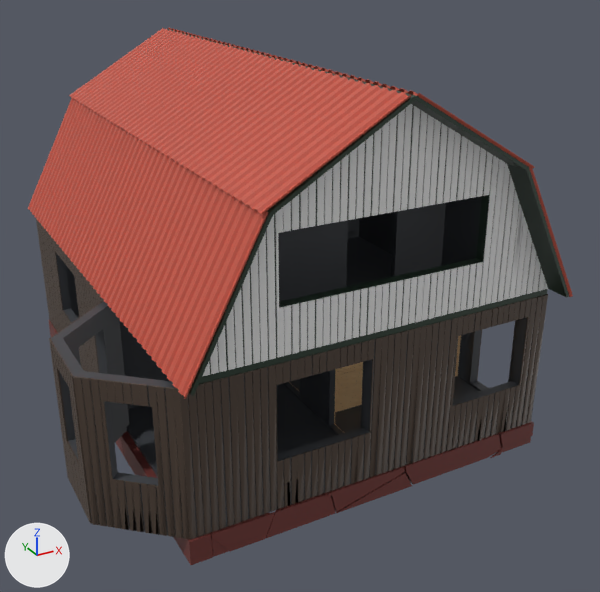
A saved change to the FBX model Assets/Models/Брус.fbx.
One viewpoint serves both versions: a camera (50 mm lens) standing at (-9.65, -15.7, 7.44) and looking at (-3.39, -4.32, 1.74). Every picture has the same lights, and +X, +Y and +Z are marked at lower left. The older version comes first. Where no turn or scale is listed for an object, it has been applied to the vertices. Vertices at exactly the same position are counted once.

The first picture shows 'Крыша', 'Обшивка.Баня.Эркер.01', 'Обшивка.Баня.Эркер.02', 'Обшивка.Баня.Эркер.03', 'Обшивка.Баня.Этаж.2', 'Пол.1ый.Этаж', 'Профнастил.Профиль.Лево', 'Профнастил.Профиль.Лево.001', 'Профнастил.Профиль.Право', 'Стена.Баня.001', 'Стена.Комната.Мама', 'Стены.1ый.Этаж', 'Стены.2ой.Этаж', 'Фронтон.2ой.Этаж', 'Фундамент' and 4 more.
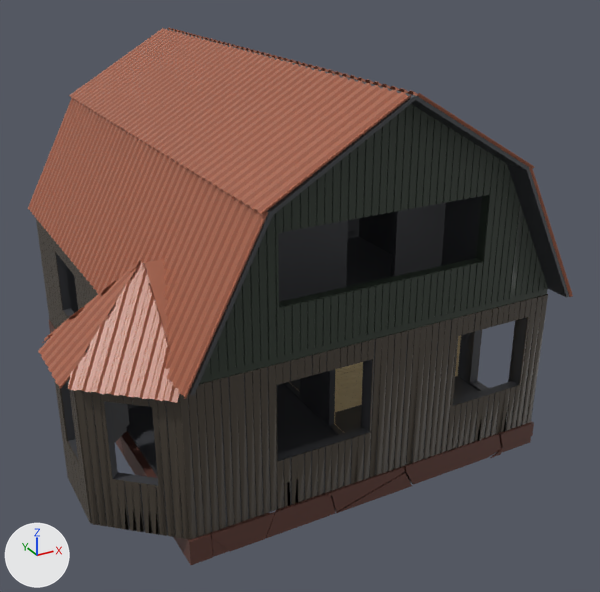
Diff of the bpy script that builds the scene:
```diff
--- a/Assets/Models/Брус.fbx.py
+++ b/Assets/Models/Брус.fbx.py
@@ me_cube_042 @@
 me_cube_042.from_pydata(...)  # 3737 vertices, 3807 faces; spans x -5.99..0.05, y -0.01..0.01, z -1.15..1.15
-me_cube_042.materials.append(mat_material)  # brown #4b3d33
+me_cube_042.materials.append(mat_material_обшивка_внешняя_низ)  # brown #463e34
@@ me_plane_023 @@
-me_plane_023.from_pydata(...)  # 378 vertices, 280 faces; spans x -3.55..3.52, y -3.21..4.59, z -1.15..1.15
-me_plane_023.materials.append(mat_material_002)  # dark grey #414449
+me_plane_023.from_pydata(...)  # 386 vertices, 287 faces; spans x -3.55..3.52, y -3.21..4.59, z -1.15..2.25
+# me_plane_023 part 1: 8 vertices added at x -3.55..-2.01, y -3.02..-0.48, z 1.15..2.25
+me_plane_023.materials.append(mat_material_стены_внутри)  # dark grey #424448
+me_plane_023.materials.append(mat_material_крыша)  # brown #aa6750
@@ me_cube_041 @@
 me_cube_041.from_pydata(...)  # 2699 vertices, 946 faces; spans x -5.92..0.04, y -0.01..0.01, z -1.9..1.3
+me_cube_041.materials.append(mat_material_обшивка_внешняя_верх)  # dark grey #2d372d
@@ me_plane_021 @@
 me_plane_021.from_pydata(...)  # 1240 vertices, 1238 faces; spans x -1.01..1.0, y -4.21..4.17, z -0.6..0.59
-me_plane_021.materials.append(mat_roof_material_001)  # red #c95b4a
+me_plane_021.materials.append(mat_material_крыша)  # brown #aa6750
@@ me_cube_045 @@
 me_cube_045.from_pydata(...)  # 1236 vertices, 1244 faces; spans x -0.01..0.01, y -4.67..0.05, z -1.15..1.15
-me_cube_045.materials.append(mat_material)  # brown #4b3d33
+me_cube_045.materials.append(mat_material_обшивка_внешняя_низ)  # brown #463e34
@@ me_cube_039 @@
 me_cube_039.from_pydata(...)  # 464 vertices, 350 faces; spans x -6.72..-6.7, y -7.32..-6.11, z -0.15..2.15
-me_cube_039.materials.append(mat_material)  # brown #4b3d33
+me_cube_039.materials.append(mat_material_обшивка_внешняя_низ)  # brown #463e34
@@ me_plane_019 @@
 me_plane_019.from_pydata(...)  # 1240 vertices, 1238 faces; spans x -1.0..1.01, y -4.21..4.17, z -0.6..0.59
-me_plane_019.materials.append(mat_roof_material_001)  # red #c95b4a
+me_plane_019.materials.append(mat_material_крыша)  # brown #aa6750
@@ me_cube_040 @@
 me_cube_040.from_pydata(...)  # 901 vertices, 894 faces; spans x -0.04..1.03, y -0.04..0.92, z -1.15..1.15
-me_cube_040.materials.append(mat_material)  # brown #4b3d33
+me_cube_040.materials.append(mat_material_обшивка_внешняя_низ)  # brown #463e34
@@ me_plane_020 @@
 me_plane_020.from_pydata(...)  # 1860 vertices, 1858 faces; spans x -0.55..0.61, y -4.21..4.17, z -1.03..1.11
-me_plane_020.materials.append(mat_roof_material_001)  # red #c95b4a
+me_plane_020.materials.append(mat_material_крыша)  # brown #aa6750
@@ me_cube_038 @@
 me_cube_038.from_pydata(...)  # 906 vertices, 890 faces; spans x -1.04..0.04, y -0.04..0.92, z -1.15..1.15
-me_cube_038.materials.append(mat_material)  # brown #4b3d33
+me_cube_038.materials.append(mat_material_обшивка_внешняя_низ)  # brown #463e34
@@ ob_лево_01 @@
+ob_лево_01 = bpy.data.objects.new('Лево.01', me_plane_024)  # 224 vertices, 166 faces; spans x -0.67..0.63, y -1.1..0.57, z -0.14..1.13; in mat_material_крыша (brown #aa6750)
+ob_лево_01.location = (-7.14, -4.56, 2.32)
@@ ob_центр_01 @@
+ob_центр_01 = bpy.data.objects.new('Центр.01', me_plane_032)  # 182 vertices, 93 faces; spans x -0.152..1.262, y 0.003..1.203, z -0.16..1.093; in mat_material_крыша (brown #aa6750)
+ob_центр_01.location = (-7.76, -6.27, 2.32)
@@ ob_право_01 @@
+ob_право_01 = bpy.data.objects.new('Право.01', me_plane_026)  # 220 vertices, 164 faces; spans x -0.62..0.69, y -0.63..1.04, z -0.13..1.12; in mat_material_крыша (brown #aa6750)
+ob_право_01.location = (-7.21, -6.7, 2.32)
```

Where the change shows, as pixel boxes (x1, y1, x2, y2) in the pictures (600 x 592 px):
'Профнастил.Профиль.Лево.001', recoloured (red to brown): (28, 98, 269, 399) in both
'Обшивка.Баня.Этаж.2', recoloured (white to dark grey): (203, 104, 548, 376) in both
'Профнастил.Профиль.Лево', recoloured (red to brown): (69, 28, 411, 215) in both
'Стены.1ый.Этаж', reshaped: before (51, 253, 534, 538); after (56, 253, 534, 538)
'Право.01', added (brown): after (68, 261, 180, 403)
'Центр.01', added (brown): after (38, 262, 144, 388)
'Профнастил.Профиль.Право', recoloured: (168, 28, 534, 168) in both
'Лево.01', added: after (43, 259, 142, 343)
'Обшивка.Баня.Эркер.03', recoloured: (49, 300, 104, 373) in both
part 1 of me_plane_023, added: after (85, 259, 169, 353)
